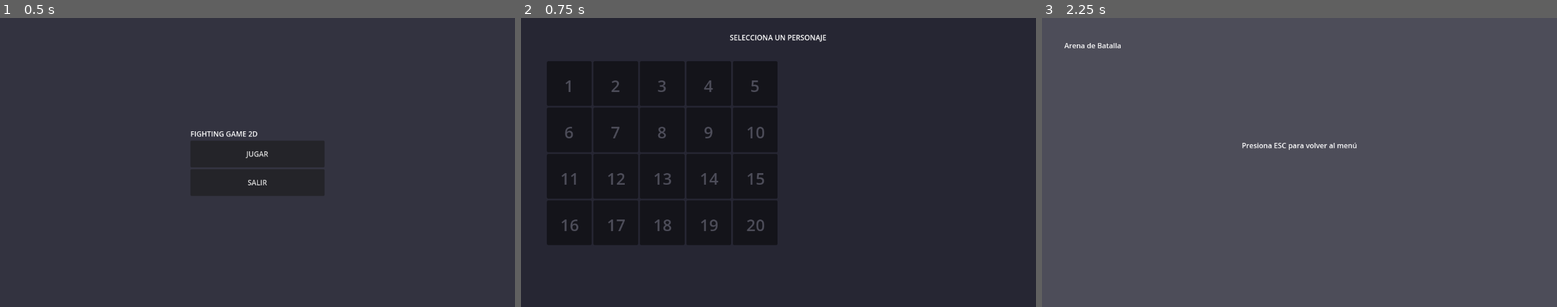
Above: before the commit, frames 1-3 (left to right).
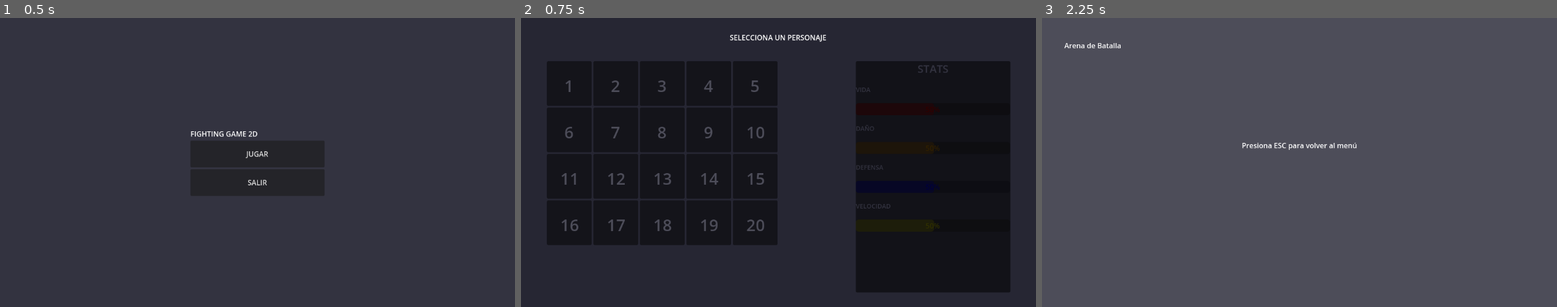
Above: after the commit, the same moments.

Repository: cernayoel478-max/fighting-game-2d
Game: Godot game, scene res://scenes/main_menu.tscn
The game is run twice, just before and just after one commit, with the same random seed, the same clock (stepped at 60 frames per second) and the same inputs.
Inputs (mouse positions are in pixels of both pictures, inside the frame that each line leads up to):
- Up to frame 1 (0.5 s): no input
- Up to frame 2 (0.75 s): click "JUGAR" at 0.5 s
- Up to frame 3 (2.25 s): tap Enter (ui_accept) at 1.25, 1.52, 2 s; move the mouse to (1412, 148) at 1.27 s; hold Right (ui_right) from 1.28 s (still down); click (1412, 148) at 1.42 s; move the mouse to (1196, 176) at 2.02 s; click (1196, 176) at 2.17 s

Frame 1 is identical in both runs. In frame 2, 24% of the frame differs, in the area x 65-95%, y 14-95%; in frame 3, nothing differs.
Error after the commit: Invalid assignment of property or key 'value' with value of type 'float' on a base object of type 'null instance'. (res://scripts/character_select.gd:131)

Commit message:
Agregar panel de stats a selección de personajes

Diff:
--- a/scenes/character_select.tscn
+++ b/scenes/character_select.tscn
@@ -25,6 +25,6 @@
 [node name="GridContainer" type="GridContainer" parent="."]
 anchor_left=0.05
 anchor_top=0.15
-anchor_right=0.95
+anchor_right=0.65
 anchor_bottom=0.95
 columns=5
--- a/scripts/character_select.gd
+++ b/scripts/character_select.gd
@@ -1,10 +1,23 @@
 extends Control
 
 var selected_character = 0
+var character_stats = {}
 
 func _ready():
 	print("Menú de selección de personajes cargado")
+	_initialize_character_stats()
 	_create_character_slots()
+	_create_stats_panel()
+
+func _initialize_character_stats():
+	# Inicializar stats para los 20 personajes
+	for i in range(1, 21):
+		character_stats[i] = {
+			"vida": 80 + (i * 3),  # 83-143
+			"daño": 50 + (i * 2),  # 52-102
+			"defensa": 40 + (i * 2),  # 42-92
+			"velocidad": 60 + i  # 61-80
+		}
 
 func _create_character_slots():
 	var grid = $GridContainer
@@ -36,8 +49,57 @@
 
 		# Conectar señales
 		character_slot.gui_input.connect(_on_character_slot_clicked.bindv([i]))
-		character_slot.mouse_entered.connect(_on_character_slot_hover.bindv([character_slot, true]))
-		character_slot.mouse_exited.connect(_on_character_slot_hover.bindv([character_slot, false]))
+		character_slot.mouse_entered.connect(_on_character_slot_hover.bindv([character_slot, true, i]))
+		character_slot.mouse_exited.connect(_on_character_slot_hover.bindv([character_slot, false, i]))
+
+func _create_stats_panel():
+	var stats_panel = Panel.new()
+	stats_panel.name = "StatsPanel"
+	stats_panel.anchor_left = 0.65
+	stats_panel.anchor_top = 0.15
+	stats_panel.anchor_right = 0.95
+	stats_panel.anchor_bottom = 0.95
+	stats_panel.modulate = Color(0.2, 0.2, 0.25, 1)
+
+	# Crear VBox para los stats
+	var vbox = VBoxContainer.new()
+	vbox.anchor_right = 1.0
+	vbox.anchor_bottom = 1.0
+	vbox.add_theme_constant_override("separation", 20)
+
+	# Título
+	var title = Label.new()
+	title.text = "STATS"
+	title.add_theme_font_size_override("font_size", 24)
+	title.horizontal_alignment = HORIZONTAL_ALIGNMENT_CENTER
+	vbox.add_child(title)
+
+	# Stats a mostrar
+	var stats = ["vida", "daño", "defensa", "velocidad"]
+	var stat_colors = {
+		"vida": Color.RED,
+		"daño": Color.ORANGE,
+		"defensa": Color.BLUE,
+		"velocidad": Color.YELLOW
+	}
+
+	for stat in stats:
+		# Label del stat
+		var stat_label = Label.new()
+		stat_label.text = stat.to_upper()
+		stat_label.add_theme_font_size_override("font_size", 14)
+		vbox.add_child(stat_label)
+
+		# ProgressBar
+		var progress = ProgressBar.new()
+		progress.name = "ProgressBar_%s" % stat
+		progress.custom_minimum_size = Vector2(200, 20)
+		progress.value = 50
+		progress.modulate = stat_colors[stat]
+		vbox.add_child(progress)
+
+	stats_panel.add_child(vbox)
+	add_child(stats_panel)
 
 func _on_character_slot_clicked(event: InputEvent, character_id: int):
 	if event is InputEventMouseButton and event.pressed:
@@ -45,13 +107,31 @@
 		selected_character = character_id
 		get_tree().change_scene_to_file("res://scenes/battle_arena.tscn")
 
-func _on_character_slot_hover(slot: Panel, is_hover: bool):
+func _on_character_slot_hover(slot: Panel, is_hover: bool, character_id: int):
 	if is_hover:
 		# Efecto hover - más claro
 		slot.modulate = Color(0.5, 0.5, 0.55, 1)
+		# Actualizar stats panel
+		_update_stats_display(character_id)
 	else:
 		# Volver al color original
 		slot.modulate = Color(0.3, 0.3, 0.35, 1)
+
+func _update_stats_display(character_id: int):
+	var stats_panel = get_node("StatsPanel")
+	var stats = character_stats[character_id]
+
+	# Actualizar barras de progreso
+	var progress_vida = stats_panel.get_node("VBoxContainer/ProgressBar_vida")
+	var progress_daño = stats_panel.get_node("VBoxContainer/ProgressBar_daño")
+	var progress_defensa = stats_panel.get_node("VBoxContainer/ProgressBar_defensa")
+	var progress_velocidad = stats_panel.get_node("VBoxContainer/ProgressBar_velocidad")
+
+	# Normalizar valores (0-100)
+	progress_vida.value = (stats["vida"] / 200.0) * 100
+	progress_daño.value = (stats["daño"] / 150.0) * 100
+	progress_defensa.value = (stats["defensa"] / 120.0) * 100
+	progress_velocidad.value = (stats["velocidad"] / 100.0) * 100
 
 func _process(delta):
 	# ESC para volver al menú
